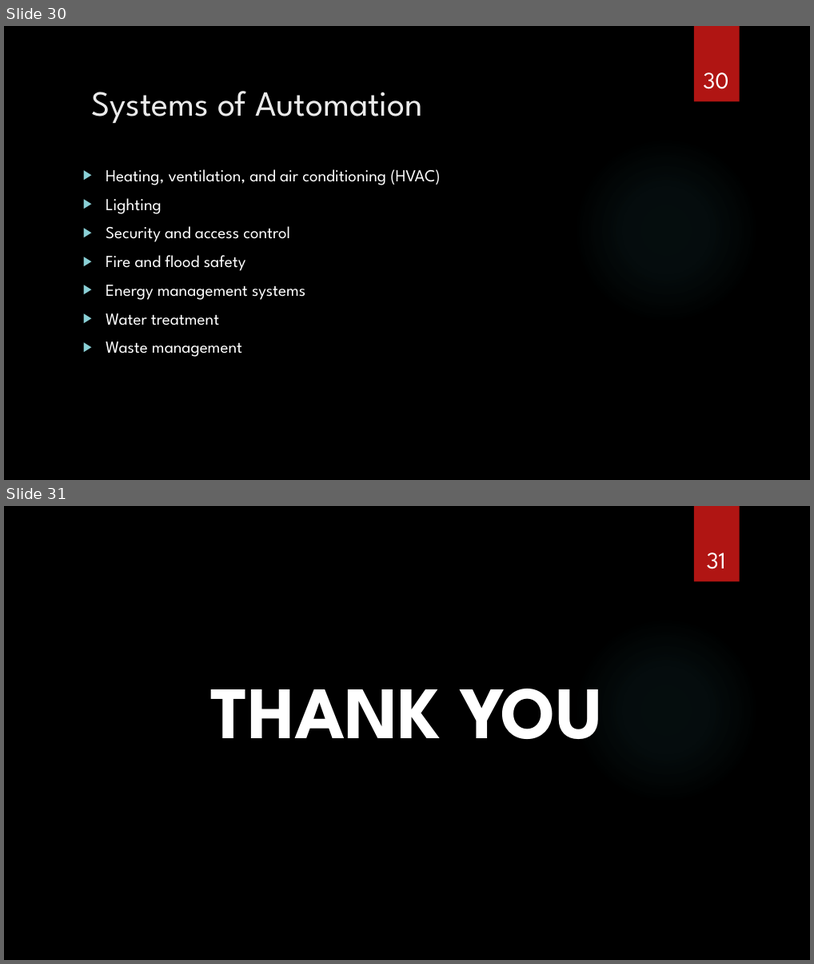
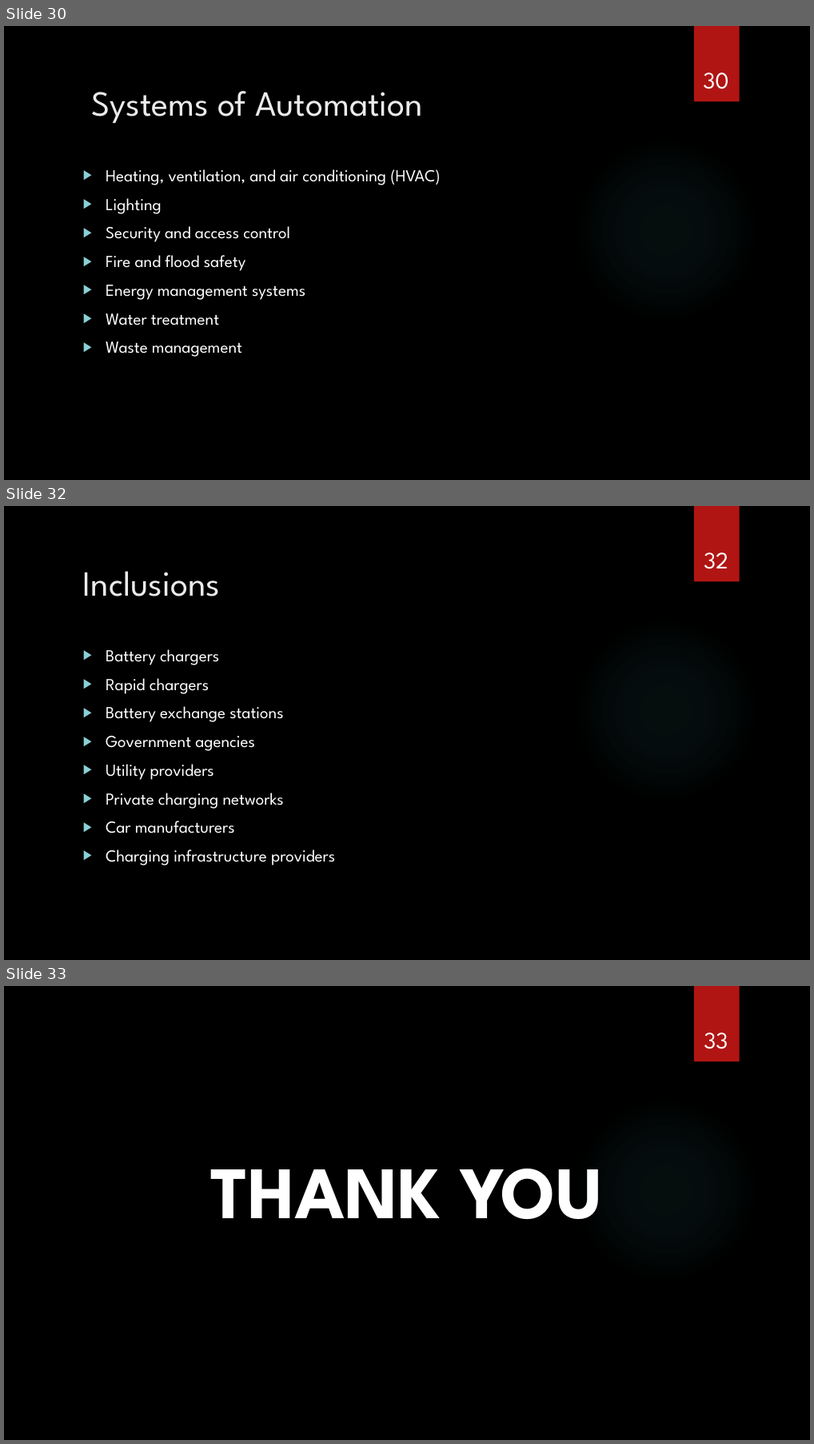
Before and after one commit to spaggiari65/present, a slide deck: Chapter12.pptx. Shown one above the other, each under a label of ours: slides 30 and 31 before the commit, slides 30, 32 and 33 after it; the slides between them are not shown. The pictures are 814x964 and 814x1444 pixels, drawn with LibreOffice and Linux fonts; fonts in the diff are those of the drawing; background and template pictures are left out. Boxes give left, top, right and bottom in pixels: in the first picture for what was removed or moved away, otherwise in the second. Text is boxed around its words. In the diff, an @@ line names an element or a change of style, - is before the commit and + after.

```diff
--- a/Chapter12.pptx
+++ b/Chapter12.pptx
@@ slide 32 added at <box>4,506,810,960</box>, background picture (left out); not listed: 2 template elements that a slide beside it also shows @@
@@ page number added at <box>704,552,729,569</box>, 28 pt, text #FFFFFF @@
+32
@@ title added at <box>83,571,221,596</box>, 42 pt, text #EBEBEB @@
+Inclusions
@@ text added at <box>106,649,335,865</box>, 20 pt, text #FFFFFF @@
+▶ Battery chargers
+▶ Rapid chargers
+▶ Battery exchange stations
+▶ Government agencies
+▶ Utility providers
+▶ Private charging networks
+▶ Car manufacturers
+▶ Charging infrastructure providers
@@ what was slide 31 is now slide 33 @@
@@ page number at <box>704,1032,728,1049</box>: text changed @@
-31
+33
```
Also in this commit, not shown: 1 other slide added.
